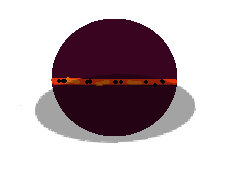
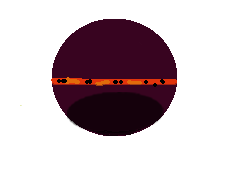
Layer changes from the first 230 × 169 image to the second:
"Ellipse 1" (1st of 3, in "Planet 3"): opacity 36% → 63%, painted on it over 35, 74, 196, 143
painted on "Planet_3 (1)" over 90, 129, 141, 136
